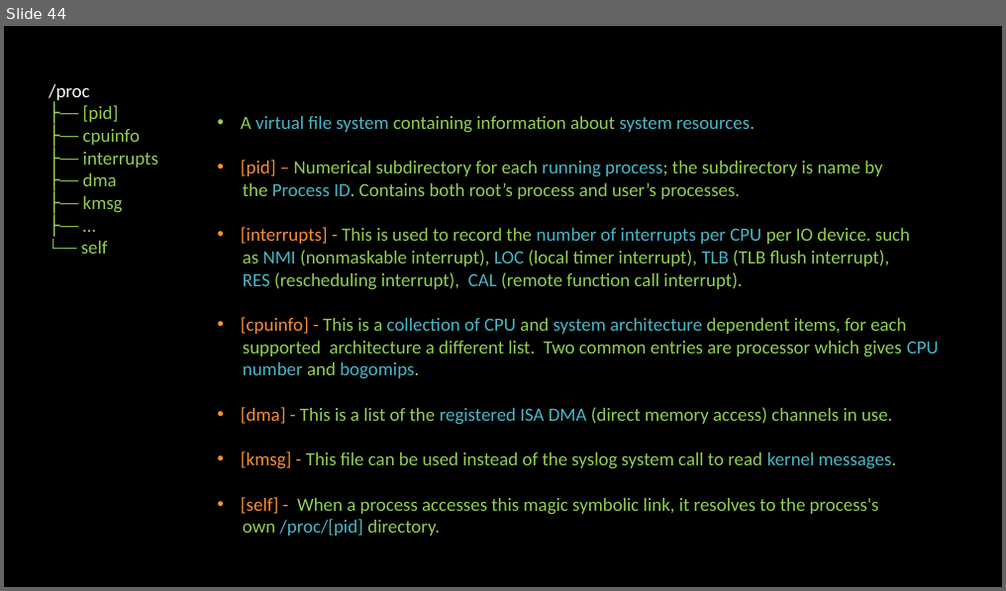
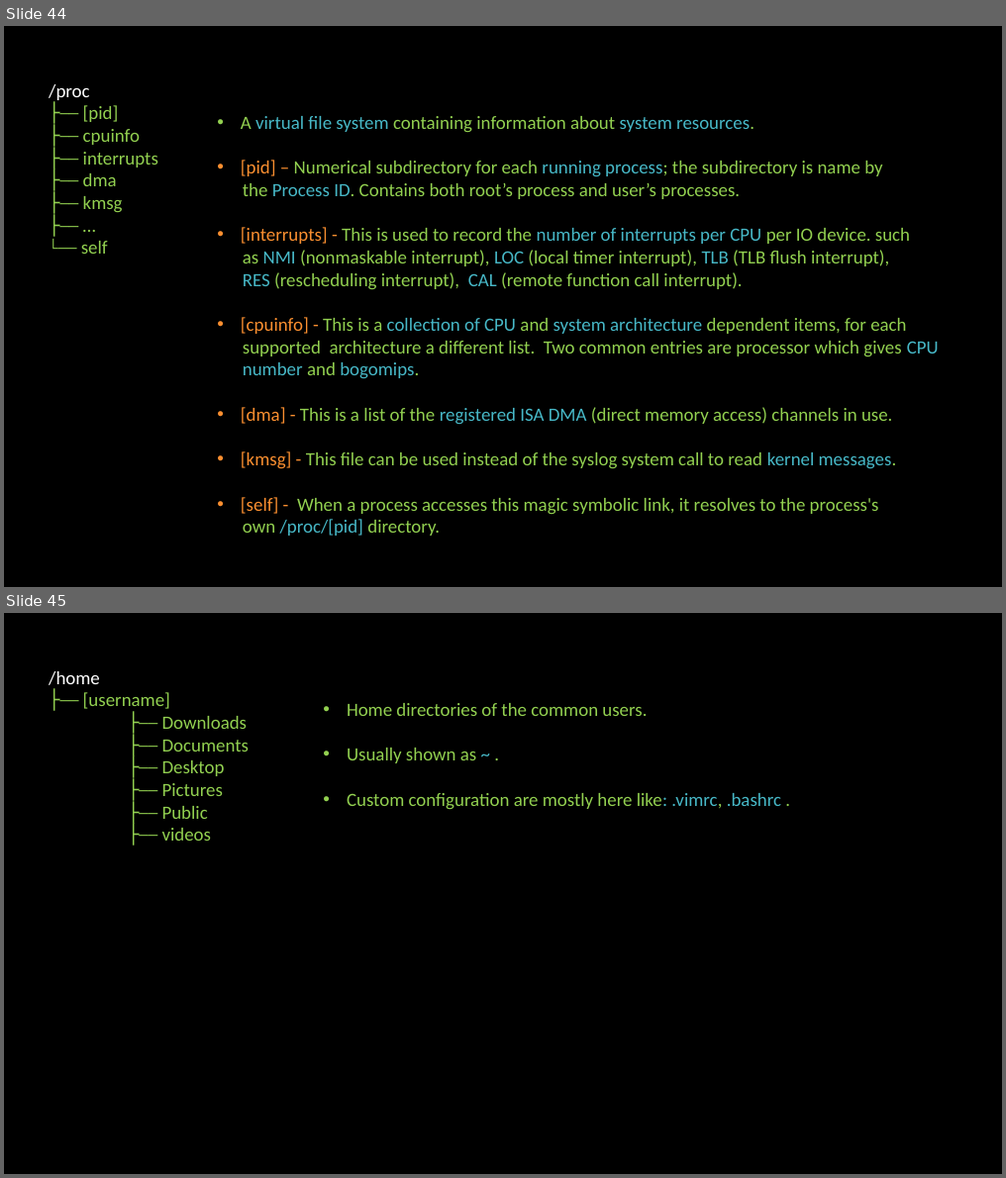
Before and after one commit to linuxfestival/introduction-to-linux-resources, a slide deck: PowerPoint/amirkabir_linux_festival.pptx. Shown one above the other, each under a label of ours: slide 44 before the commit, slides 44 and 45 after it. The pictures are 1006x591 and 1006x1178 pixels, drawn with LibreOffice and Linux fonts; fonts in the diff are those of the drawing. Boxes give left, top, right and bottom in pixels: in the first picture for what was removed or moved away, otherwise in the second. Text is boxed around its words. In the diff, an @@ line names an element or a change of style, - is before the commit and + after.

Commit message:
Directories home, root, run and sbin added

```diff
--- a/PowerPoint/amirkabir_linux_festival.pptx
+++ b/PowerPoint/amirkabir_linux_festival.pptx
@@ slide 45 added at <box>4,613,1002,1174</box>, background #000000 @@
@@ text added at <box>49,671,249,841</box>, 18 pt, text #92D050 @@
+/home
+├── [username]
+├── Downloads
+├── Documents
+├── Desktop
+├── Pictures
+├── Public
+├── videos
@@ text added at <box>347,703,781,810</box>, 18 pt, text #92D050 @@
+• Home directories of the common users.
+• Usually shown as ~ .
+• Custom configuration are mostly here like: .vimrc, .bashrc .
```
Also in this commit, not shown: 3 other slides added.
